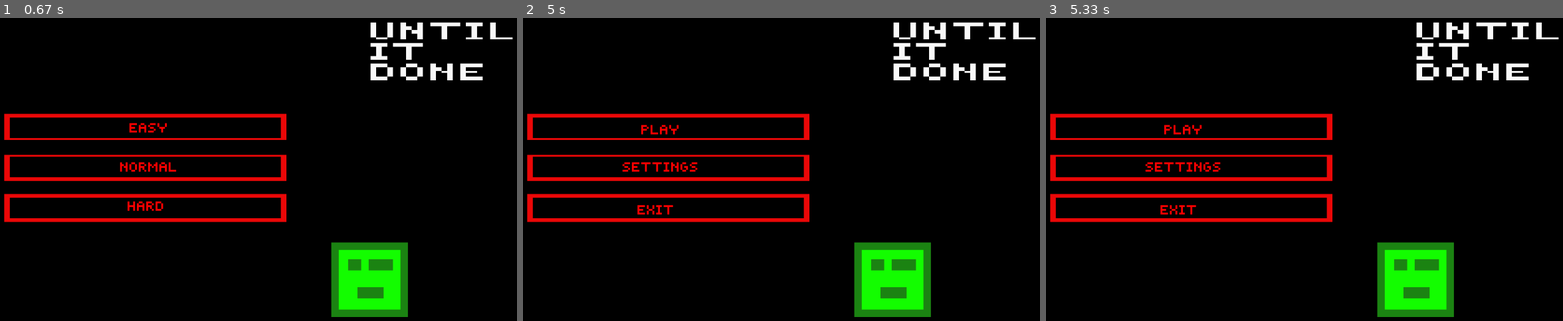
Above: before the commit, frames 1-3 (left to right).
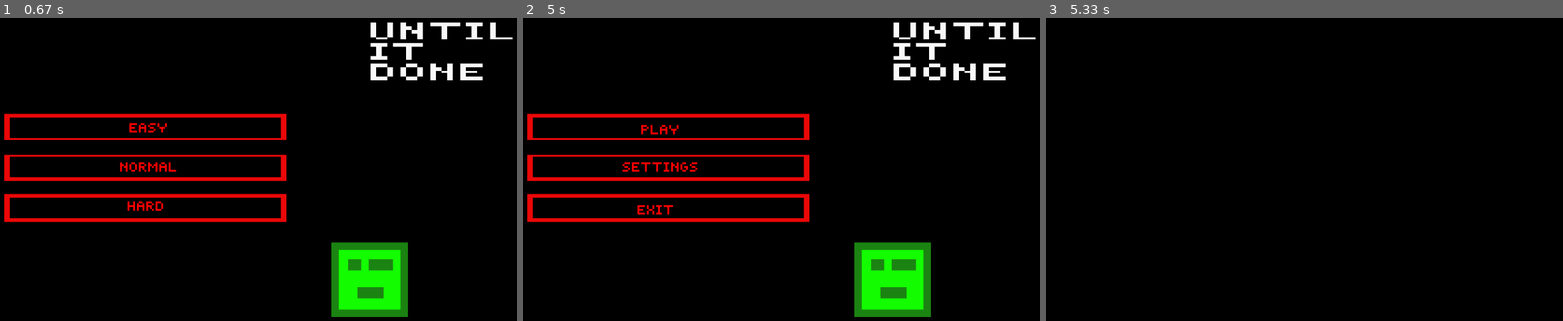
Above: after the commit, the same moments.

Repository: Fr-noname/Pygame_project_Frolov_Kolesnikov
Game: pygame game, started from main.py
The game is run twice, just before and just after one commit, with the same random seed, the same clock (stepped at 60 frames per second) and the same inputs.
Inputs (mouse positions are in pixels of both pictures, inside the frame that each line leads up to):
- Up to frame 1 (0.67 s): click (263, 163) at 0.38 s
- Up to frame 2 (5 s): click (641, 166) at 0.72 s
- Up to frame 3 (5.33 s): click (1118, 121) at 5.05 s

Frames 1-2 are identical in both runs. In frame 3, 10% of the frame differs, in the area x 0-100%, y 1-99%.

Commit message:
игровой цикл

Diff:
--- a/data/game.py
+++ b/data/game.py
@@ -5,7 +5,16 @@
 
 
 def start(setings=[1]):
-    pass
+    pygame.init()
+    size = w, h = (1920, 1080)
+    screen = pygame.display.set_mode(size)
+    clock = pygame.time.Clock()
+    running = True
+    screen.fill((0, 0, 0))
+    while running:
+        screen.fill((0, 0, 0))
+        pygame.display.flip()
+        clock.tick(60)
 
 
 def setings():
